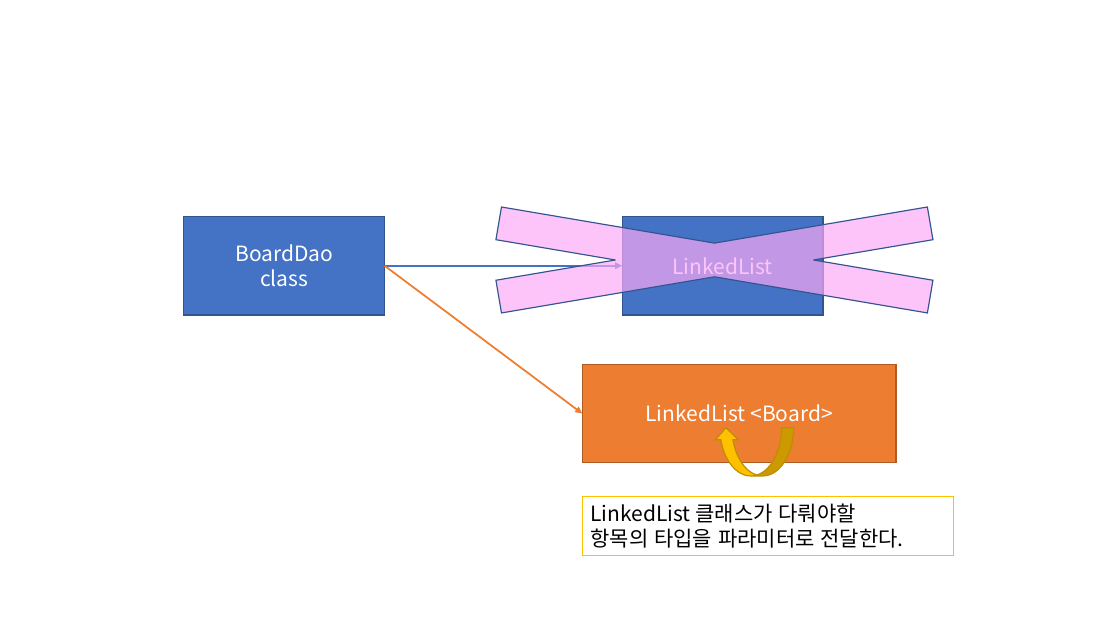
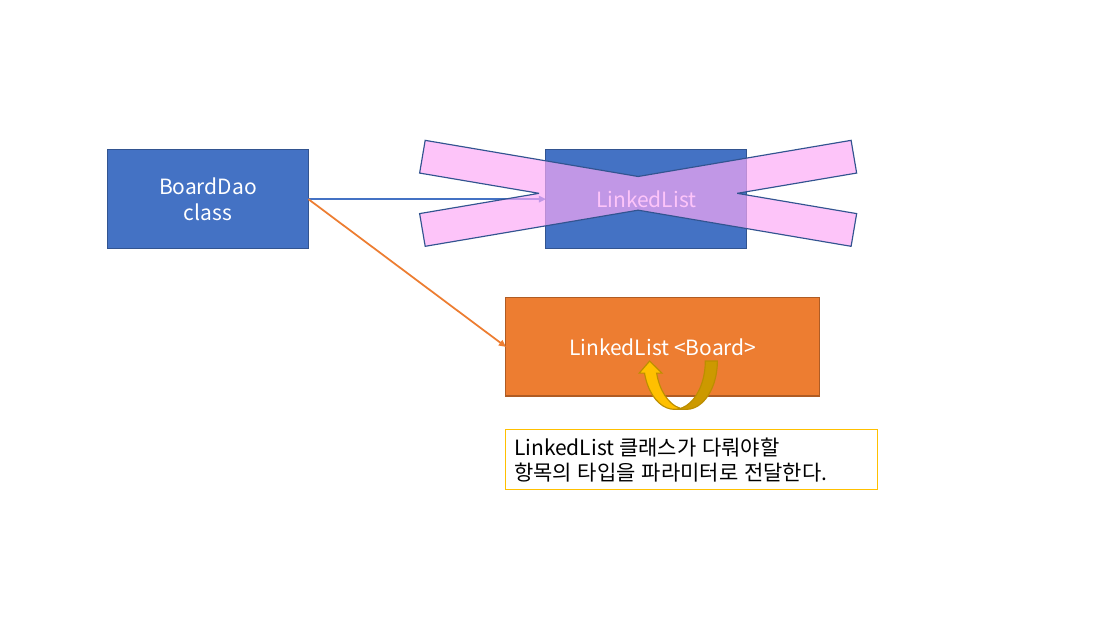
Before and after one commit to Dingadung/2022-study-workspace, a slide deck: slide 3 of study-note/자바/2022-08-04 내용정리 .pptx. Drawn at 1120x630 pixels with LibreOffice and Linux fonts; fonts in the diff are those of the drawing. Boxes give left, top, right and bottom in pixels: in the first picture for what was removed or moved away, otherwise in the second. Text is boxed around its words. In the diff, an @@ line names an element or a change of style, - is before the commit and + after.

```diff
--- a/study-note/자바/2022-08-04 내용정리 .pptx
+++ b/study-note/자바/2022-08-04 내용정리 .pptx
@@ rectangle "LinkedList <Board>": place and size @@
-rectangle "LinkedList <Board>" at (582,365,897,463)
+rectangle "LinkedList <Board>" at (506,297,820,396)
@@ 3 rectangles, 2 arrows, 1 cross, 1 curved left arrow: place and size @@
-3 rectangles, 2 arrows, 1 cross, 1 curved left arrow at (184,190,1120,556)
+3 rectangles, 2 arrows, 1 cross, 1 curved left arrow at (108,123,1054,490)
```
Also in this commit, not shown: 1 slide added, 21 other files.
